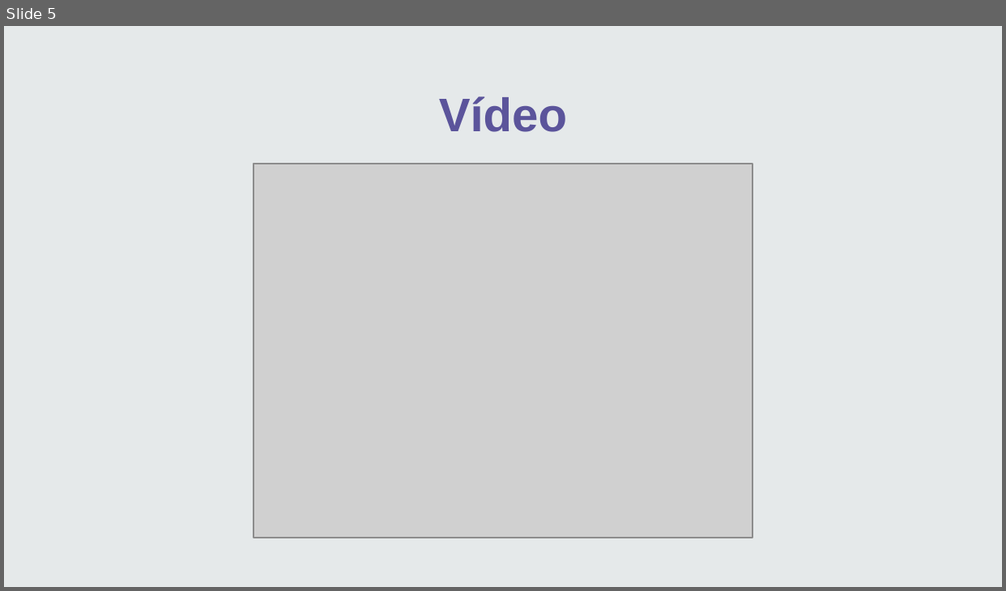
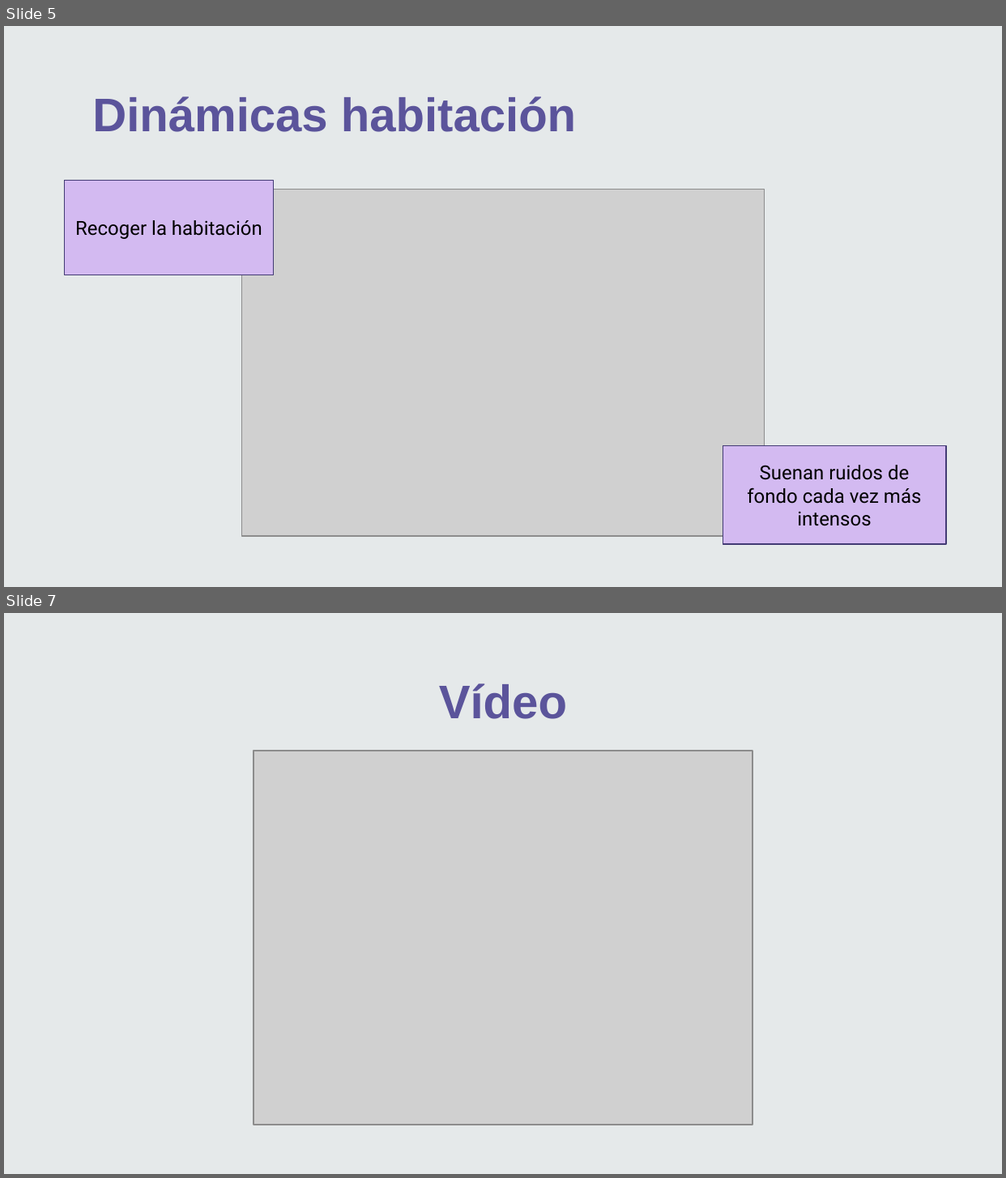
Before and after one commit to Lauu029/JuegosSerios, a slide deck: Mente en conflicto_ Hito final.pptx. Shown one above the other, each under a label of ours: slide 5 before the commit, slides 5 and 7 after it; the slides between them are not shown. The pictures are 1006x591 and 1006x1178 pixels, drawn with LibreOffice and Linux fonts; fonts in the diff are those of the drawing; grey boxes stand for pictures; background and template pictures are left out. Boxes give left, top, right and bottom in pixels: in the first picture for what was removed or moved away, otherwise in the second. Text is boxed around its words. In the diff, an @@ line names an element or a change of style, - is before the commit and + after.

```diff
--- a/Mente en conflicto_ Hito final.pptx
+++ b/Mente en conflicto_ Hito final.pptx
@@ slide 5 added at bbox=[4, 26, 1002, 587], background picture (left out) @@
@@ title added at bbox=[92, 96, 576, 132], 34 pt, text #5B549B, bold @@
+Dinámicas habitación
@@ rectangle added at bbox=[65, 180, 274, 275], fill #D3BAF1, outline #423A74 0.75 pt, 14 pt, text #000000 @@
+Recoger la habitación
@@ picture added at bbox=[241, 190, 764, 537] @@
@@ rectangle added at bbox=[722, 446, 946, 545], fill #D3BAF1, outline #423A74 0.75 pt, 14 pt, text #000000 @@
+Suenan ruidos de fondo cada vez más intensos
@@ what was slide 5 is now slide 7 @@
```
Also in this commit, not shown: 1 other slide added, 1 other file.
